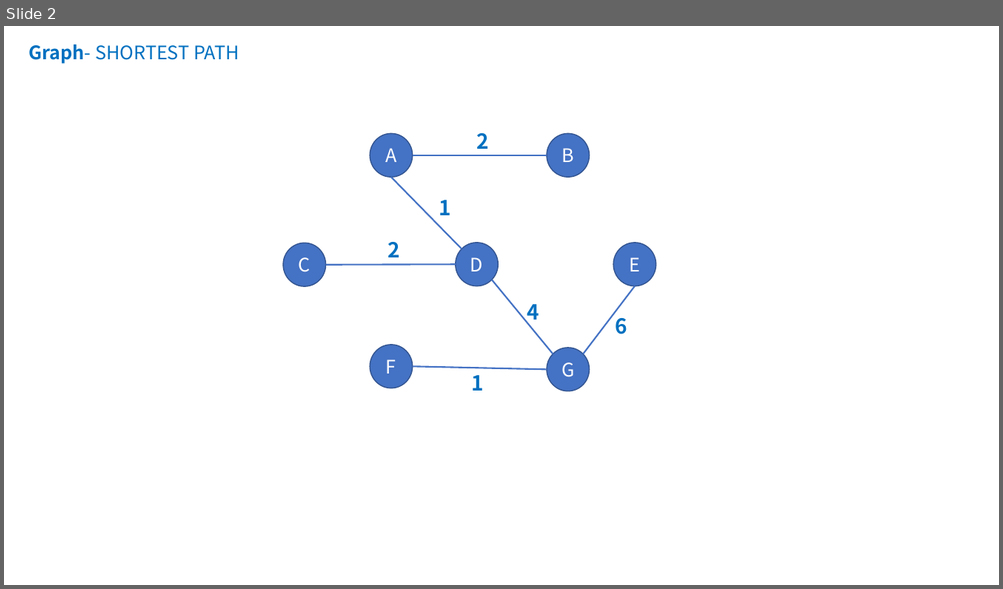
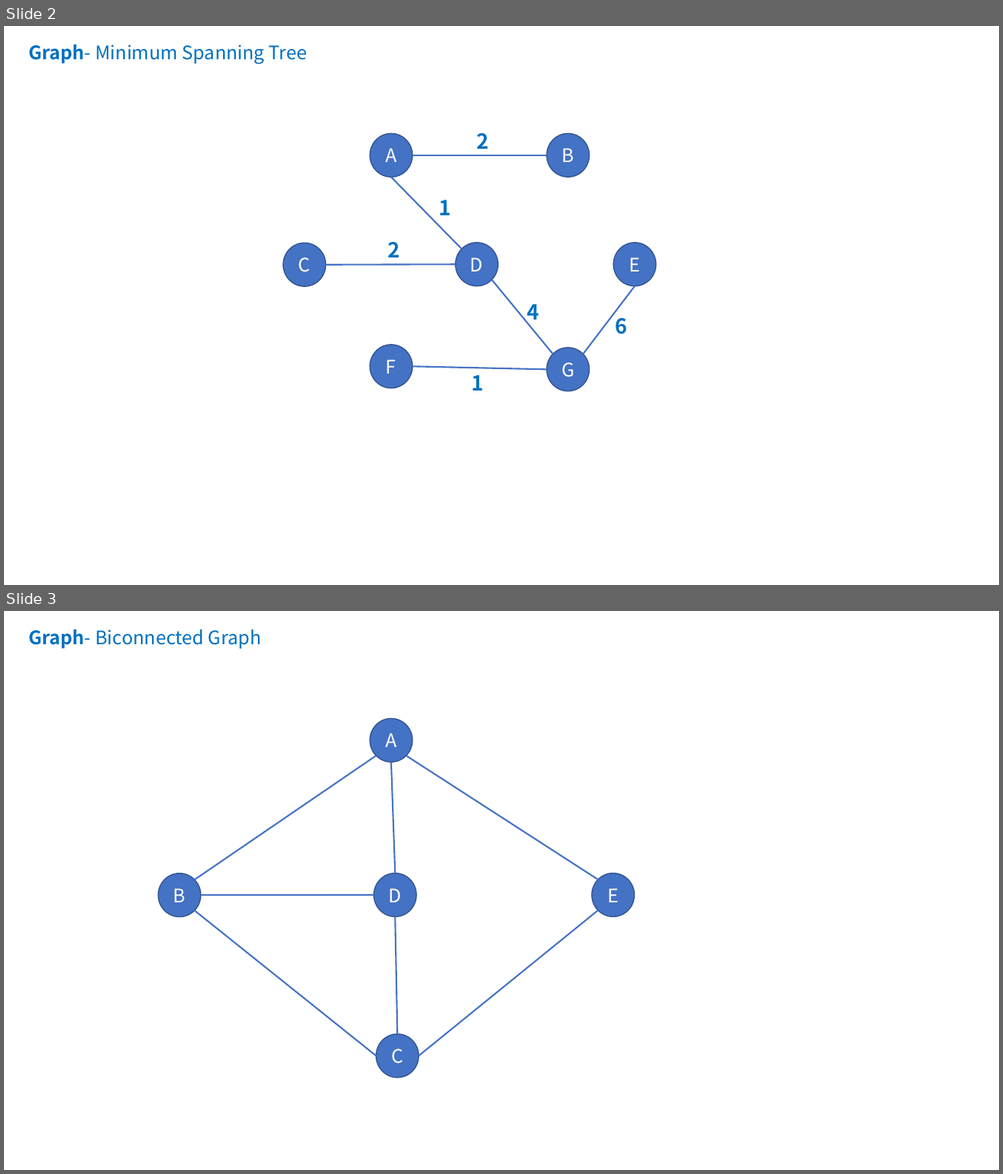
Before and after one commit to online-books/Data-Structures-and-Algorithm-Analysis-in-TS, a slide deck: Assets/visualization.pptx. Shown one above the other, each under a label of ours: slide 2 before the commit, slides 2 and 3 after it. The pictures are 1003x589 and 1003x1174 pixels, drawn with LibreOffice and Linux fonts; fonts in the diff are those of the drawing. Boxes give left, top, right and bottom in pixels: in the first picture for what was removed or moved away, otherwise in the second. Text is boxed around its words. In the diff, an @@ line names an element or a change of style, - is before the commit and + after.

```diff
--- a/Assets/visualization.pptx
+++ b/Assets/visualization.pptx
@@ slide 3 added at bbox=[4, 611, 999, 1170], background #FFFFFF @@
@@ text added at bbox=[28, 629, 262, 649], 18 pt, text #0070C0 @@
+Graph- Biconnected Graph
@@ ellipse added at bbox=[370, 718, 412, 762], fill #4472C4, outline #325491 1 pt, 18 pt, text #FFFFFF @@
+A
@@ line added from (376, 756) to (194, 880), #4472C4 1.5 pt @@
@@ line added from (391, 763) to (395, 874), #4472C4 1.5 pt @@
@@ line added from (406, 756) to (598, 880), #4472C4 1.5 pt @@
@@ ellipse added at bbox=[159, 874, 201, 917], fill #4472C4, outline #325491 1 pt, 18 pt, text #FFFFFF @@
+B
@@ ellipse added at bbox=[374, 874, 417, 917], fill #4472C4, outline #325491 1 pt, 18 pt, text #FFFFFF @@
+D
@@ ellipse added at bbox=[592, 874, 634, 917], fill #4472C4, outline #325491 1 pt, 18 pt, text #FFFFFF @@
+E
@@ line added from (201, 895) to (374, 895), #4472C4 1.5 pt @@
@@ line added from (376, 1056) to (194, 911), #4472C4 1.5 pt @@
@@ line added from (395, 917) to (397, 1035), #4472C4 1.5 pt @@
@@ line added from (598, 911) to (419, 1056), #4472C4 1.5 pt @@
@@ ellipse added at bbox=[376, 1035, 419, 1078], fill #4472C4, outline #325491 1 pt, 18 pt, text #FFFFFF @@
+C
@@ slide 2 changed as well @@
@@ text at bbox=[28, 44, 307, 64]: text changed @@
-Graph- SHORTEST PATH
+Graph- Minimum Spanning Tree
```
Also in this commit, not shown: 2 other slides changed, 1 other slide added, 8 other files.
